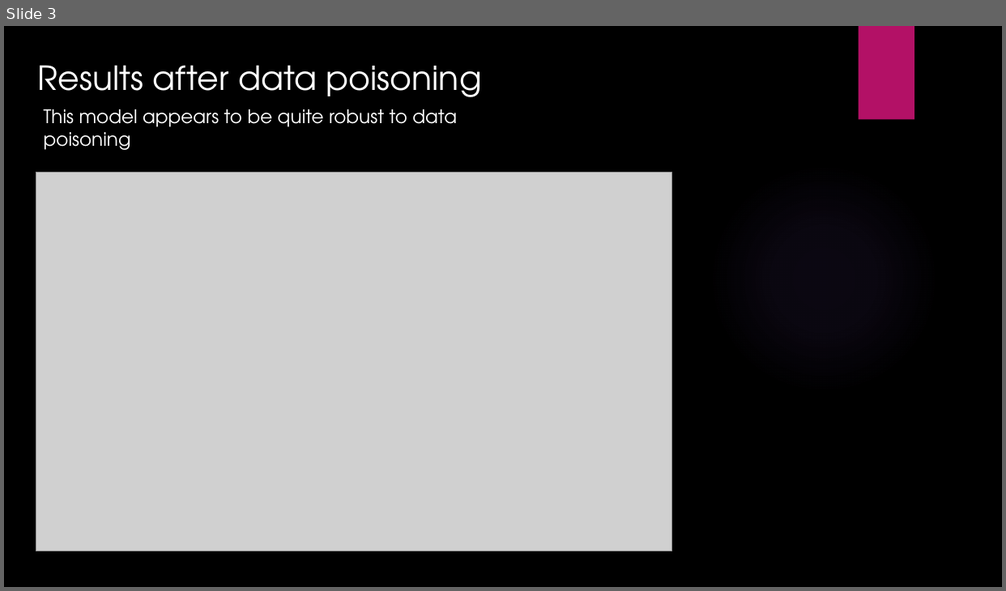
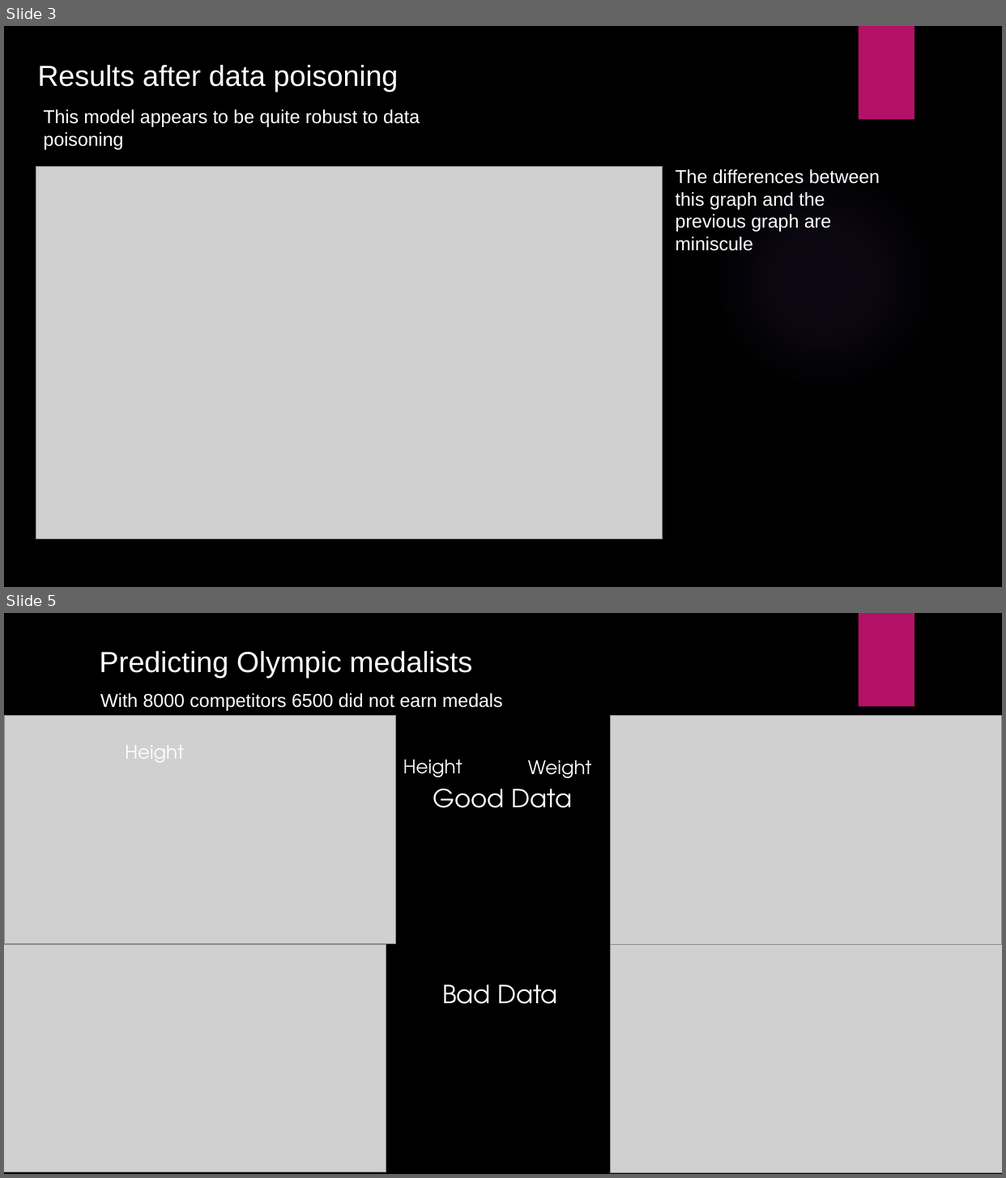
Before and after one commit to dmail5802/hackathon_competition, a slide deck: presentation.pptx. Shown one above the other, each under a label of ours: slide 3 before the commit, slides 3 and 5 after it; the slides between them are not shown. The pictures are 1006x591 and 1006x1178 pixels, drawn with LibreOffice and Linux fonts; fonts in the diff are those of the drawing; grey boxes stand for pictures; background and template pictures are left out. Boxes give left, top, right and bottom in pixels: in the first picture for what was removed or moved away, otherwise in the second. Text is boxed around its words. In the diff, an @@ line names an element or a change of style, - is before the commit and + after.

```diff
--- a/presentation.pptx
+++ b/presentation.pptx
@@ slide 5 added at bbox=[4, 613, 1002, 1174], background picture (left out); not listed: 2 template elements that a slide beside it also shows @@
@@ text added at bbox=[100, 651, 473, 678], 28 pt, text #FFFFFF @@
+Predicting Olympic medalists
@@ text added at bbox=[100, 693, 502, 711], 18 pt, text #FFFFFF @@
+With 8000 competitors 6500 did not earn medals
@@ picture added at bbox=[4, 716, 395, 944] @@
@@ picture added at bbox=[611, 716, 1002, 944] @@
@@ text added at bbox=[125, 745, 184, 763], 18 pt, text #FFFFFF @@
+Height
@@ text added at bbox=[403, 760, 462, 777], 18 pt, text #FFFFFF @@
+Height
@@ text added at bbox=[528, 760, 592, 778], 18 pt, text #FFFFFF @@
+Weight
@@ text added at bbox=[433, 789, 573, 808], 24 pt, text #FFFFFF @@
+Good Data
@@ picture added at bbox=[4, 944, 386, 1172] @@
@@ picture added at bbox=[611, 944, 1002, 1173] @@
@@ text added at bbox=[442, 985, 558, 1004], 24 pt, text #FFFFFF @@
+Bad Data
@@ slide 3 changed as well @@
@@ text "Results after data poisoning" at bbox=[38, 65, 398, 92]: size 32 to 28 pt, font TeX Gyre Adventor to Arial @@
@@ text "This model appears to be ..." at bbox=[44, 109, 420, 150]: font TeX Gyre Adventor to Arial @@
@@ picture: place and size @@
-picture at bbox=[36, 173, 671, 552]
+picture at bbox=[36, 167, 662, 540]
@@ text added at bbox=[675, 169, 880, 251], 18 pt, text #FFFFFF @@
+The differences between this graph and the previous graph are miniscule
```
Also in this commit, not shown: 4 other slides changed, 7 other slides added, 2 slides removed.
